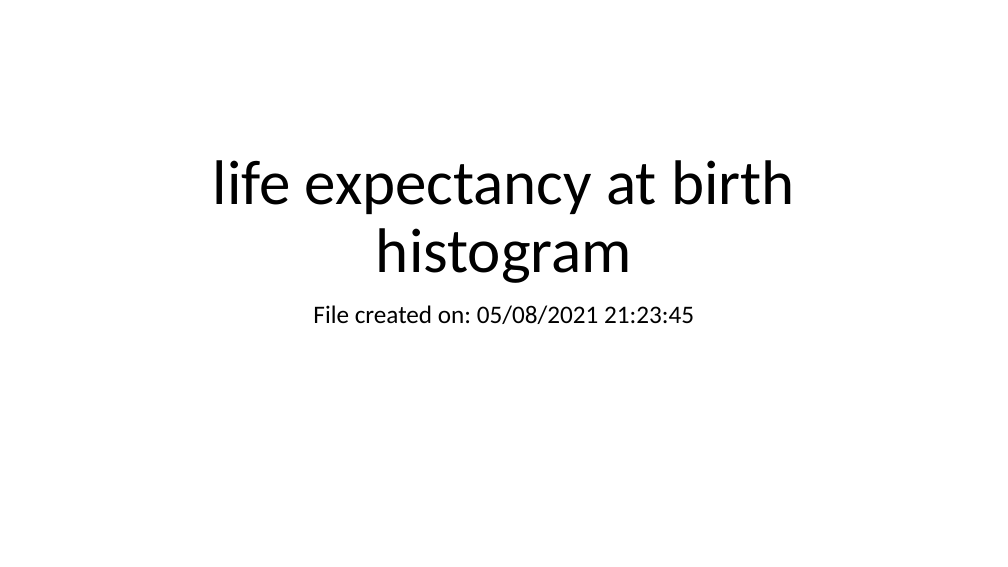
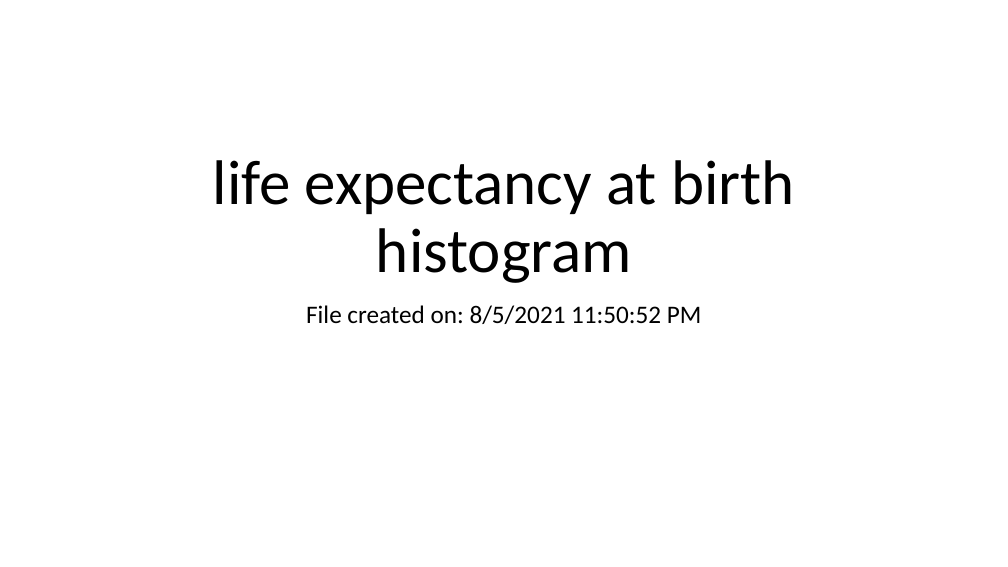
Before and after one commit to IE2020term2TeamE/Group_assigment2_DV, a slide deck: slide 1 of life expectancy at birth histogram.pptx. Drawn at 1008x567 pixels with LibreOffice and Linux fonts; fonts in the diff are those of the drawing. Boxes give left, top, right and bottom in pixels: in the first picture for what was removed or moved away, otherwise in the second. Text is boxed around its words. In the diff, an @@ line names an element or a change of style, - is before the commit and + after.

```diff
--- a/life expectancy at birth histogram.pptx
+++ b/life expectancy at birth histogram.pptx
@@ subtitle at box(306, 305, 702, 324): text changed @@
-File created on: 05/08/2021 21:23:45
+File created on: 8/5/2021 11:50:52 PM
```
Also in this commit, not shown: 1 slide added, 1 slide removed.
